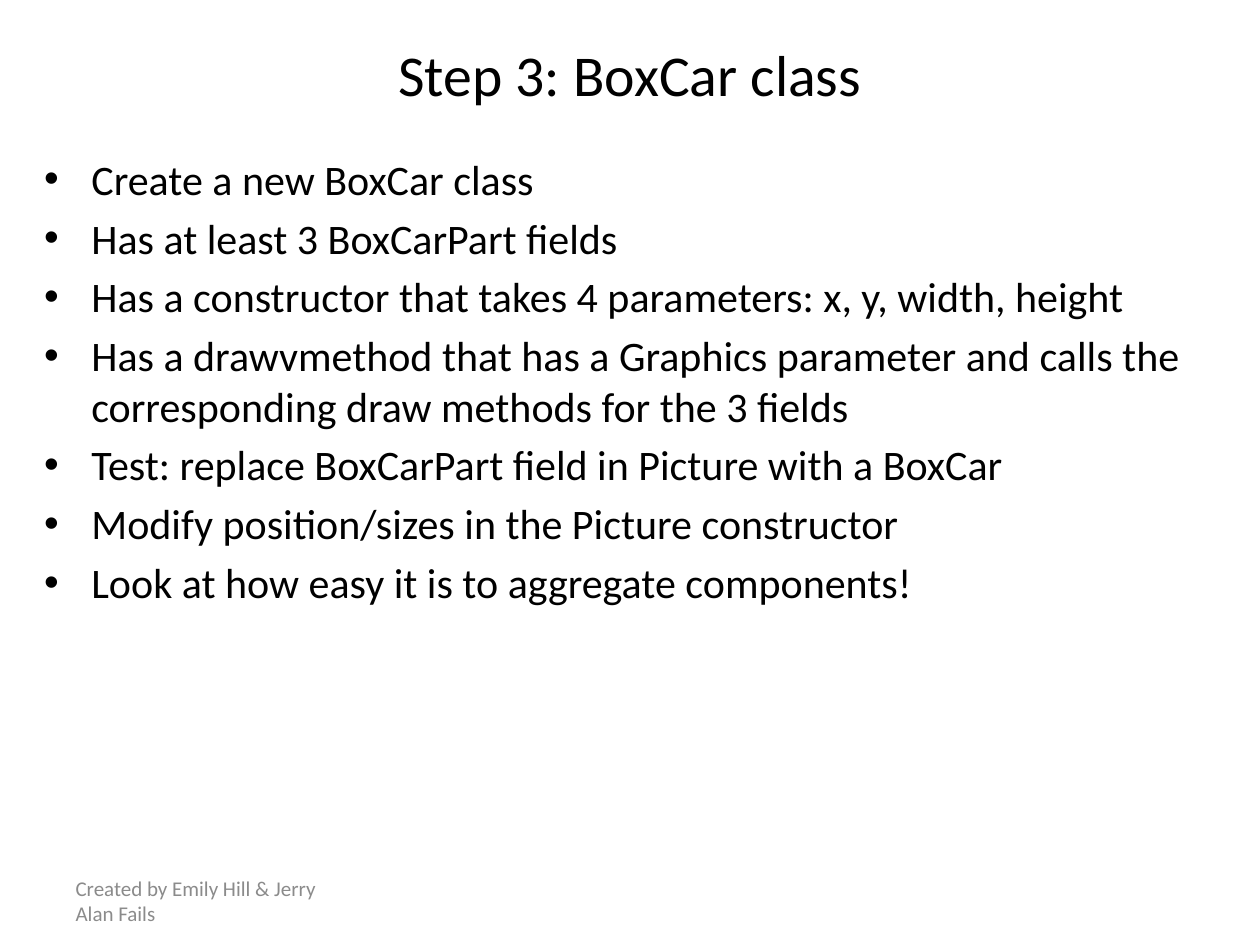
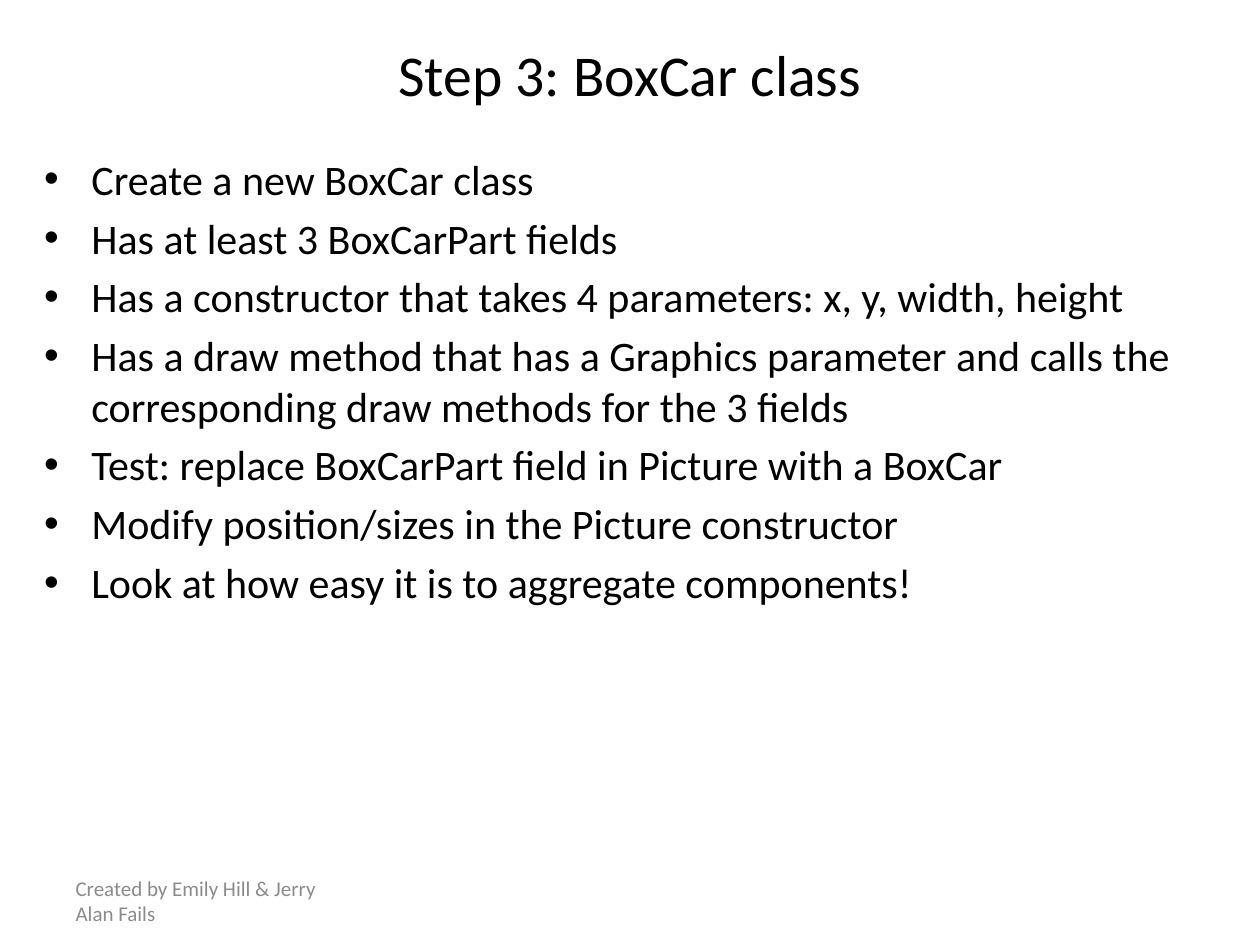
Before and after one commit to emhill/151-S15, a slide deck: slide 11 of src/morea/materials/07-Composing.pptx. Drawn at 1260x945 pixels with LibreOffice and Linux fonts; fonts in the diff are those of the drawing. Boxes give left, top, right and bottom in pixels: in the first picture for what was removed or moved away, otherwise in the second. Text is boxed around its words. In the diff, an @@ line names an element or a change of style, - is before the commit and + after.

```diff
--- a/src/morea/materials/07-Composing.pptx
+++ b/src/morea/materials/07-Composing.pptx
@@ text at bbox=[91, 341, 1169, 430]: text changed @@
-• Has a drawvmethod that has a Graphics parameter and calls the corresponding draw methods for the 3 fields
+• Has a draw method that has a Graphics parameter and calls the corresponding draw methods for the 3 fields
```
Also in this commit, not shown: 1 other slide changed, 3 other files.
